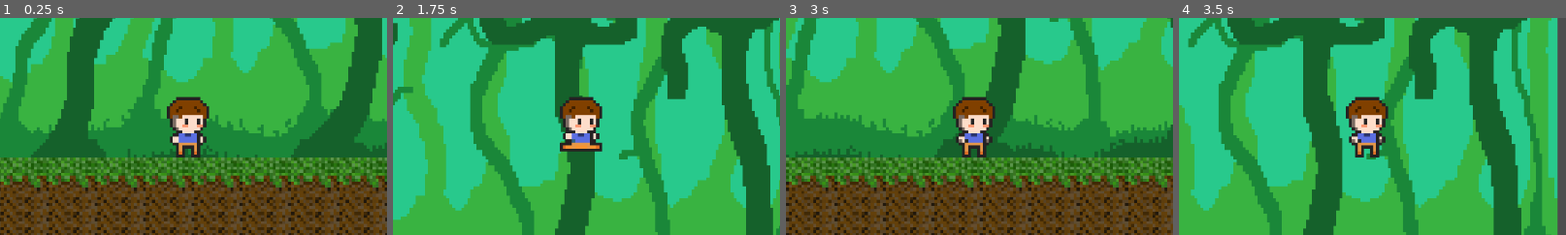
Above: before the commit, frames 1-4 (left to right).
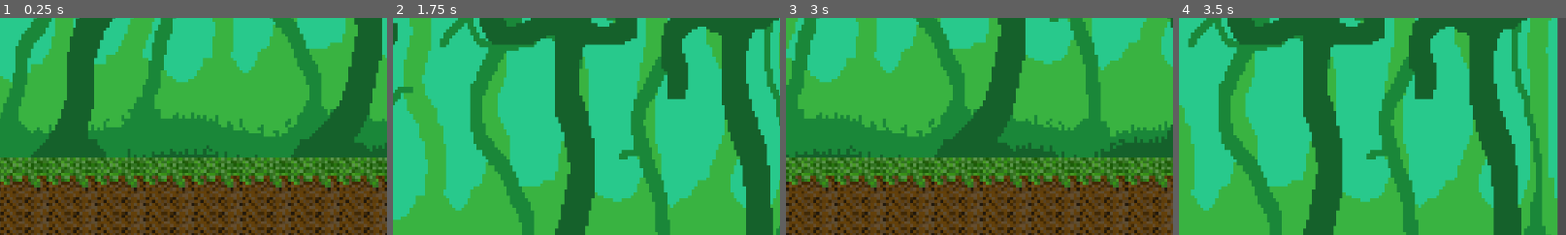
Above: after the commit, the same moments.

Repository: crackanimador/Videojuego
Game: Godot game, scene res://bosque.tscn
Same seed, same stepped clock (60 frames per second), same inputs: the game is played once before the commit and once after it.
Inputs:
- Up to frame 1 (0.25 s): no input
- Up to frame 2 (1.75 s): tap Enter (ui_accept) at 0.5, 0.77, 1.52 s; hold Right (ui_right) from 0.53 s (still down)
- Up to frame 3 (3 s): release Right (ui_right) at 2.03 s; hold Left (ui_left) 2.03-2.78 s; hold Right (ui_right) from 2.78 s (still down)
- Up to frame 4 (3.5 s): keep holding Right (ui_right); tap Enter (ui_accept) at 3.02 s
The pictures show only the part of the screen within x 21-71%, y 50-100%; the shares and areas given below are measured in that part.

The runs differ from the first frame. In frame 1, 2.4% of the frame differs, in the area x 43-55%, y 36-65%; in frame 2, 2.4%, in the area x 43-55%, y 36-62%; in frame 3, 2.4%; in frame 4, 2.4%.

Commit message:
Update Player.tscn

Diff:
--- a/Player.tscn
+++ b/Player.tscn
@@ -1,13 +1,13 @@
-[gd_scene load_steps=8 format=3 uid="uid://605h4k5id75o"]
+[gd_scene load_steps=9 format=3 uid="uid://605h4k5id75o"]
 
 [ext_resource type="Script" path="res://Scripts/Player.gd" id="1_h18fd"]
-[ext_resource type="Texture2D" uid="uid://q5gnnt23j3pe" path="res://Player/Sprites/Monty.Idle.png" id="2_q8cvq"]
+[ext_resource type="Texture2D" uid="uid://bf3hn4ymuuigu" path="res://Player/Monty.Idle_0001.png" id="2_5bfv3"]
 
 [sub_resource type="Animation" id="Animation_cl0h7"]
 resource_name = "Idle"
 length = 1.6667
 loop_mode = 1
-step = 0.333333
+step = 0.000333333
 tracks/0/type = "value"
 tracks/0/imported = false
 tracks/0/enabled = true
@@ -15,7 +15,7 @@
 tracks/0/interp = 1
 tracks/0/loop_wrap = false
 tracks/0/keys = {
-"times": PackedFloat32Array(0, 0.42, 0.84, 1.25),
+"times": PackedFloat32Array(0, 0.42, 0.84, 1.26),
 "transitions": PackedFloat32Array(1, 1, 1, 1),
 "update": 1,
 "values": [0, 4, 1, 5]
@@ -53,9 +53,27 @@
 "values": [2, 3, 6]
 }
 
+[sub_resource type="Animation" id="Animation_es1th"]
+resource_name = "Jump"
+length = 0.40001
+loop_mode = 1
+tracks/0/type = "value"
+tracks/0/imported = false
+tracks/0/enabled = true
+tracks/0/path = NodePath("Sprite2D:frame")
+tracks/0/interp = 1
+tracks/0/loop_wrap = true
+tracks/0/keys = {
+"times": PackedFloat32Array(0),
+"transitions": PackedFloat32Array(1),
+"update": 1,
+"values": [7]
+}
+
 [sub_resource type="AnimationLibrary" id="AnimationLibrary_5ejrc"]
 _data = {
 "Idle": SubResource("Animation_cl0h7"),
+"Jump": SubResource("Animation_es1th"),
 "RESET": SubResource("Animation_sdu5s"),
 "Walk": SubResource("Animation_gkx7o")
 }
@@ -67,7 +85,8 @@
 script = ExtResource("1_h18fd")
 
 [node name="Sprite2D" type="Sprite2D" parent="."]
-texture = ExtResource("2_q8cvq")
+scale = Vector2(0.972222, 1)
+texture = ExtResource("2_5bfv3")
 hframes = 4
 vframes = 2
 
@@ -75,6 +94,7 @@
 libraries = {
 "": SubResource("AnimationLibrary_5ejrc")
 }
+speed_scale = 1.736
 
 [node name="CollisionShape2D" type="CollisionShape2D" parent="."]
 position = Vector2(-2, 0)
